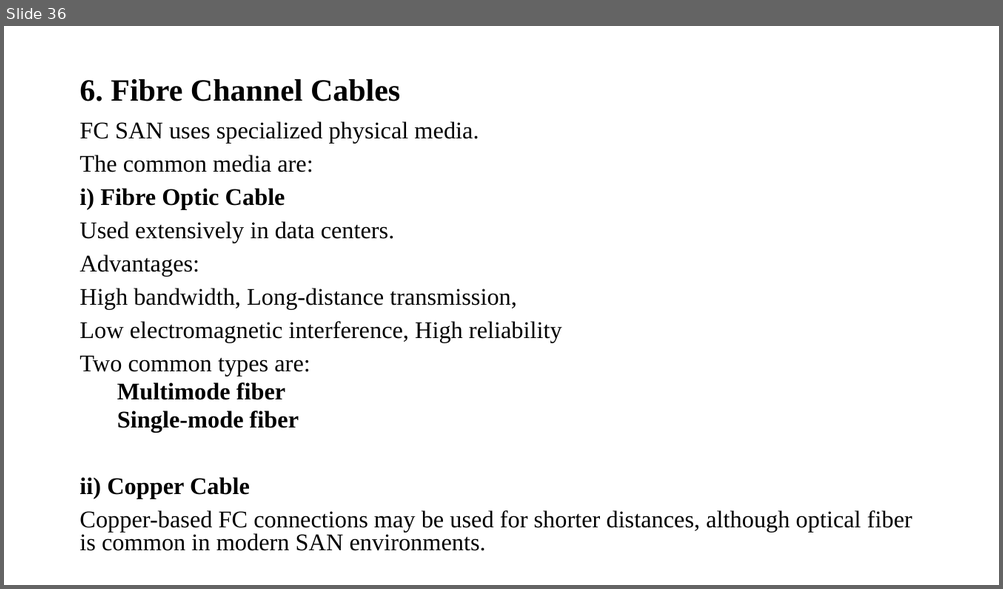
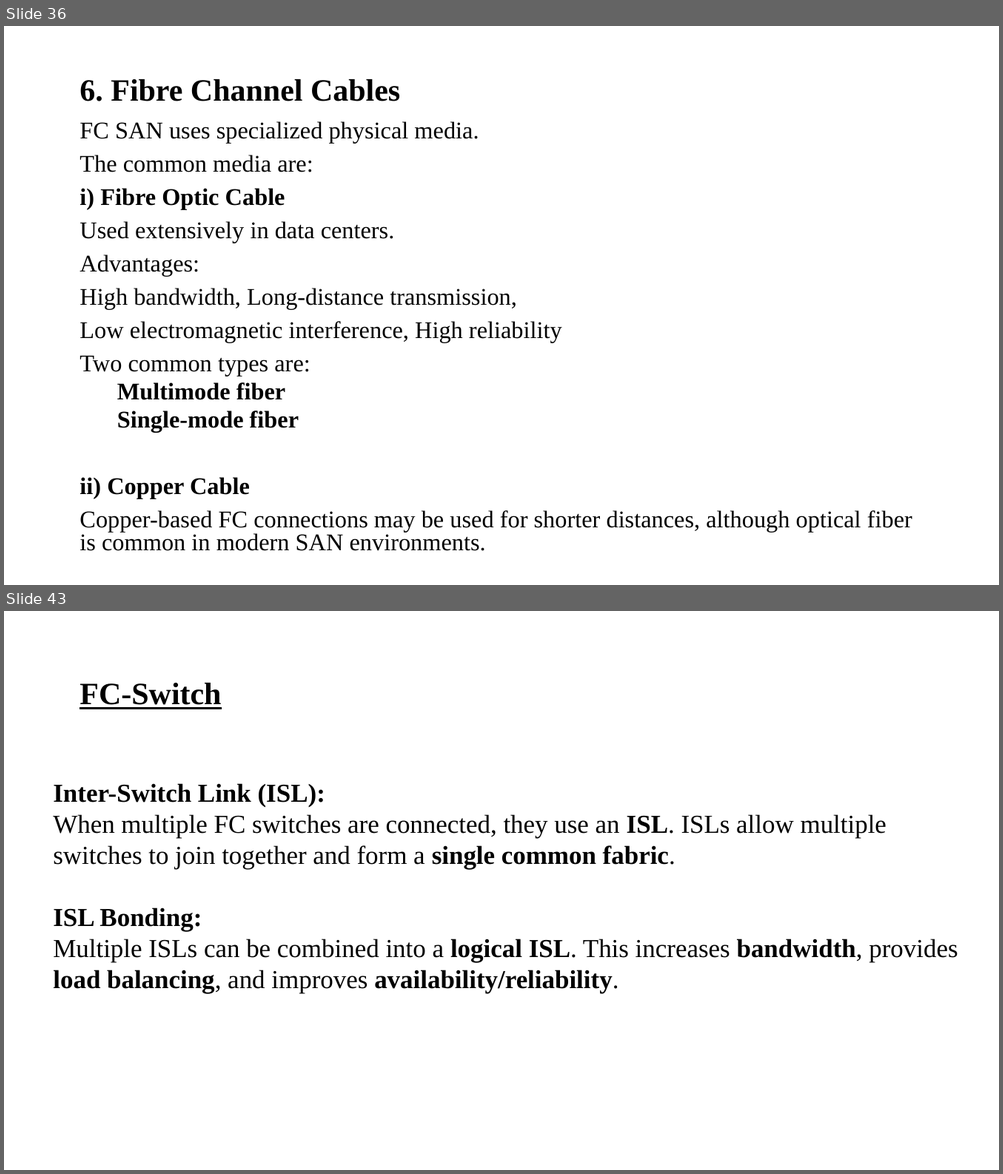
Before and after one commit to kittyboy06/Clg, a slide deck: 5th Sem/Storage Tech/UNIT 3.pptx. Shown one above the other, each under a label of ours: slide 36 before the commit, slides 36 and 43 after it; the slides between them are not shown. The pictures are 1003x589 and 1003x1174 pixels, drawn with LibreOffice and Linux fonts; fonts in the diff are those of the drawing. Boxes give left, top, right and bottom in pixels: in the first picture for what was removed or moved away, otherwise in the second. Text is boxed around its words. In the diff, an @@ line names an element or a change of style, - is before the commit and + after.

```diff
--- a/5th Sem/Storage Tech/UNIT 3.pptx
+++ b/5th Sem/Storage Tech/UNIT 3.pptx
@@ slide 43 added at (4,611,999,1170), background #FFFFFF @@
@@ title added at (79,683,221,709), 30 pt, text #000000, bold, underline @@
+FC-Switch
@@ text added at (53,783,957,994), 25 pt, text #000000 @@
+Inter-Switch Link (ISL):
+When multiple FC switches are connected, they use an ISL. ISLs allow multiple switches to join together and form a single common fabric.
+ISL Bonding:
+Multiple ISLs can be combined into a logical ISL. This increases bandwidth, provides load balancing, and improves availability/reliability.
```
Also in this commit, not shown: 12 slides changed, 46 other slides added, 21 other files.
